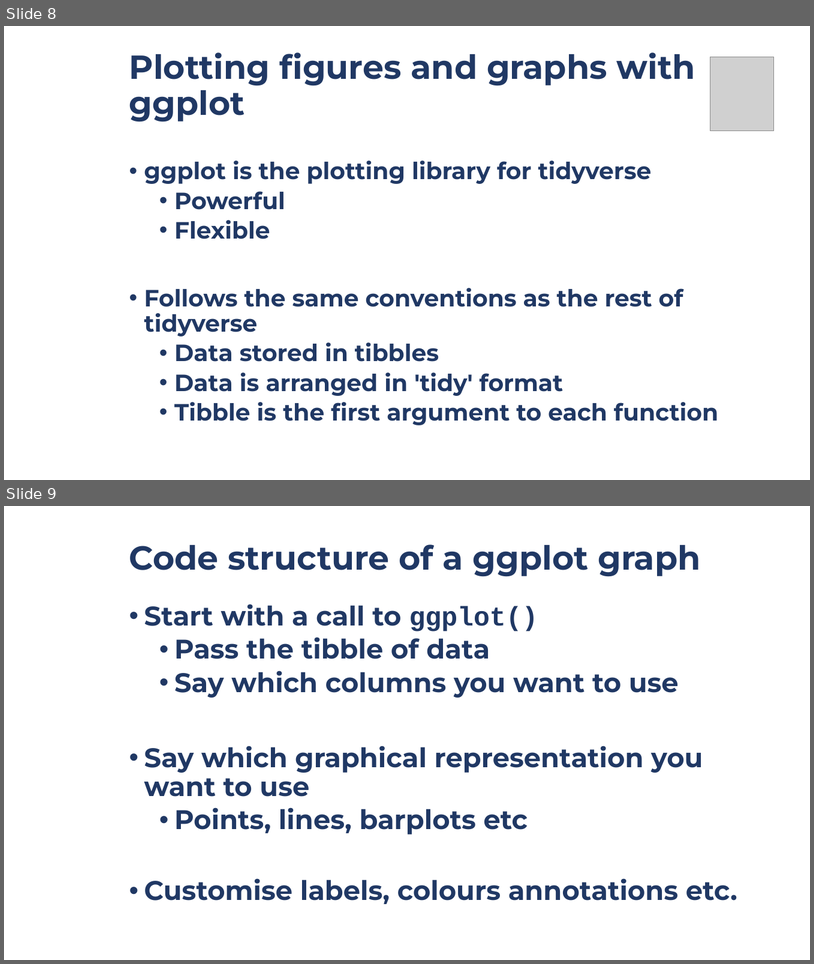
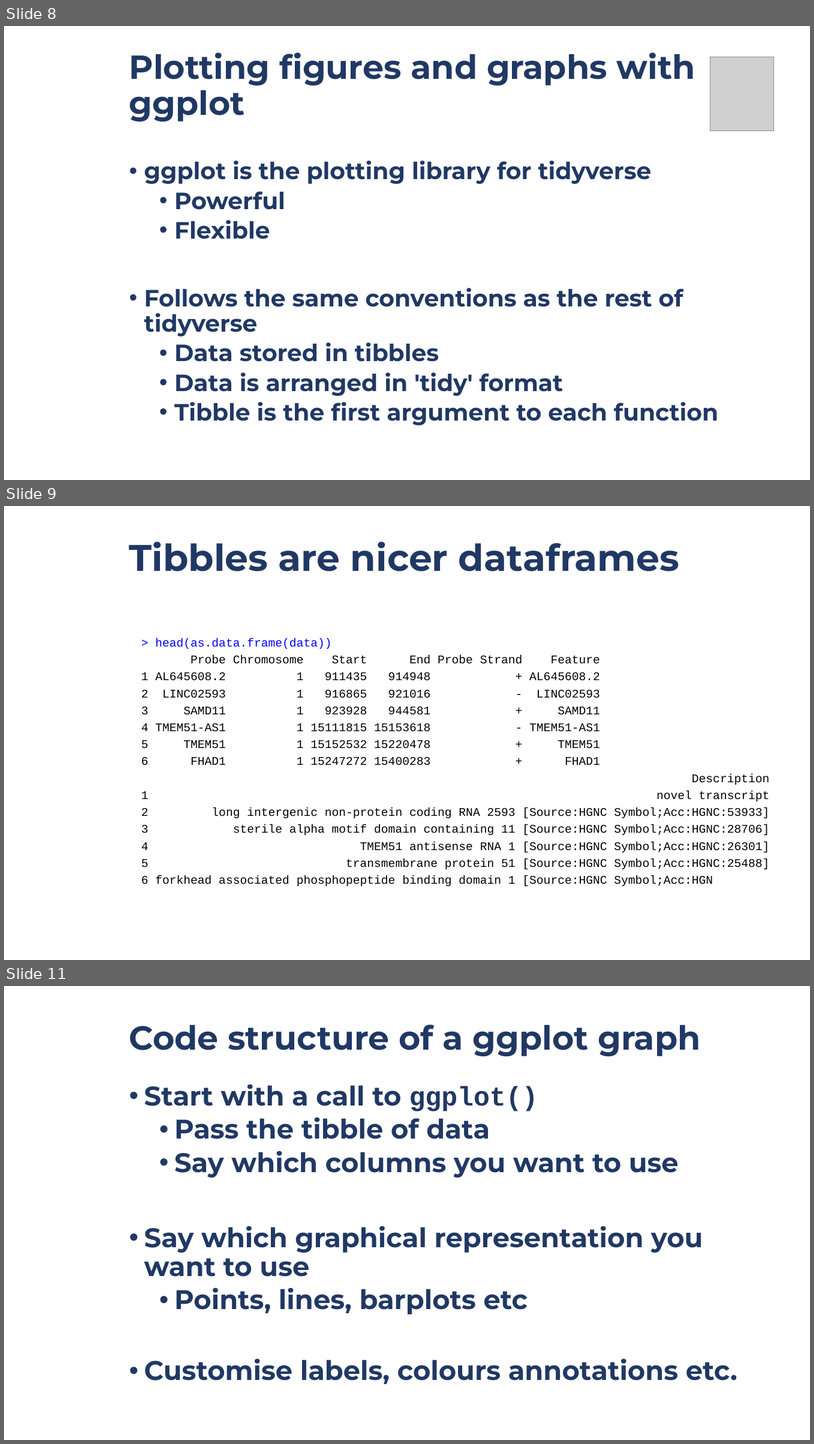
Before and after one commit to JamesBOPRC/BOPRC_R_Course_Lesson_2, a slide deck: BoPRC R Course Lesson 2.pptx. Shown one above the other, each under a label of ours: slides 8 and 9 before the commit, slides 8, 9 and 11 after it; the slides between them are not shown. The pictures are 814x964 and 814x1444 pixels, drawn with LibreOffice and Linux fonts; fonts in the diff are those of the drawing; grey boxes stand for pictures; background and template pictures are left out. Boxes give left, top, right and bottom in pixels: in the first picture for what was removed or moved away, otherwise in the second. Text is boxed around its words. In the diff, an @@ line names an element or a change of style, - is before the commit and + after.

```diff
--- a/BoPRC R Course Lesson 2.pptx
+++ b/BoPRC R Course Lesson 2.pptx
@@ slide 9 added at box(4, 506, 810, 960), background picture (left out) @@
@@ title added at box(129, 541, 680, 571), 44 pt, text #203864, bold @@
+Tibbles are nicer dataframes
@@ text added at box(141, 638, 770, 886), 14 pt, text #000000 @@
+> head(as.data.frame(data))
+Probe Chromosome Start End Probe Strand Feature
+1 AL645608.2 1 911435 914948 + AL645608.2
+2 LINC02593 1 916865 921016 - LINC02593
+3 SAMD11 1 923928 944581 + SAMD11
+4 TMEM51-AS1 1 15111815 15153618 - TMEM51-AS1
+5 TMEM51 1 15152532 15220478 + TMEM51
+6 FHAD1 1 15247272 15400283 + FHAD1
+Description
+1 novel transcript
+2 long intergenic non-protein coding RNA 2593 [Source:HGNC Symbol;Acc:HGNC:53933]
+3 sterile alpha motif domain containing 11 [Source:HGNC Symbol;Acc:HGNC:28706]
+4 TMEM51 antisense RNA 1 [Source:HGNC Symbol;Acc:HGNC:26301]
+5 transmembrane protein 51 [Source:HGNC Symbol;Acc:HGNC:25488]
+6 forkhead associated phosphopeptide binding domain 1 [Source:HGNC Symbol;Acc:HGN
@@ what was slide 9 is now slide 11 @@
```
Also in this commit, not shown: 3 slides changed, 1 other slide added.
